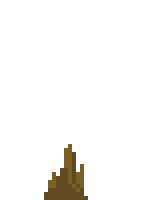
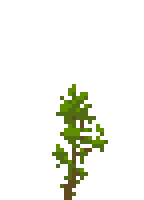
The second 144×200 image is a revision of the first. Changes to its layers:
added layer "Layer 8" above "Layer 7" over bbox(52, 84, 108, 196)
added layer "Layer 7" above "Layer 6" over bbox(56, 96, 92, 184)
added layer "Layer 6" above "Layer 5" over bbox(60, 108, 104, 200)
hid "Layer 3" over bbox(44, 144, 88, 200)
hid group "Tree01" (3 layers) over bbox(44, 84, 108, 200)
